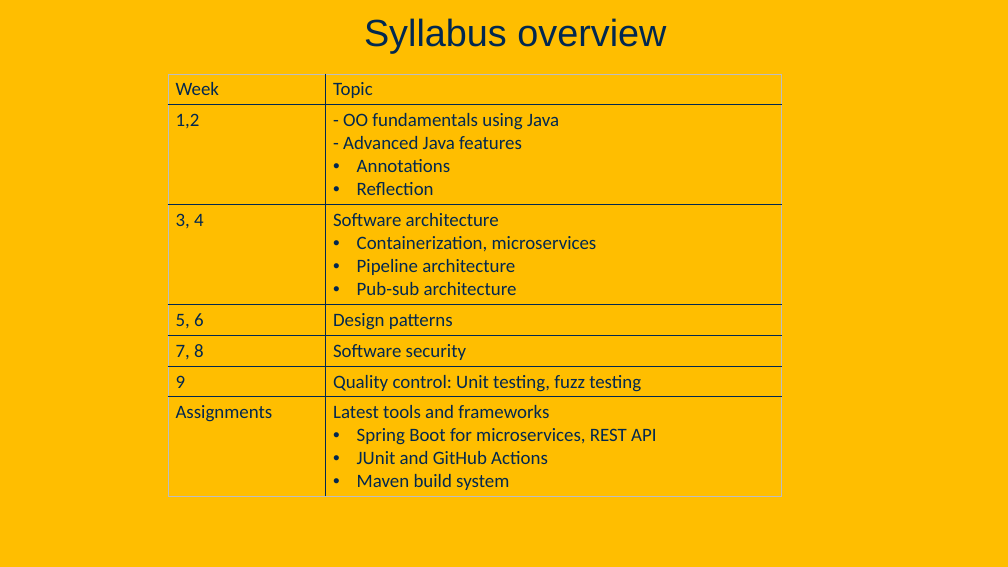
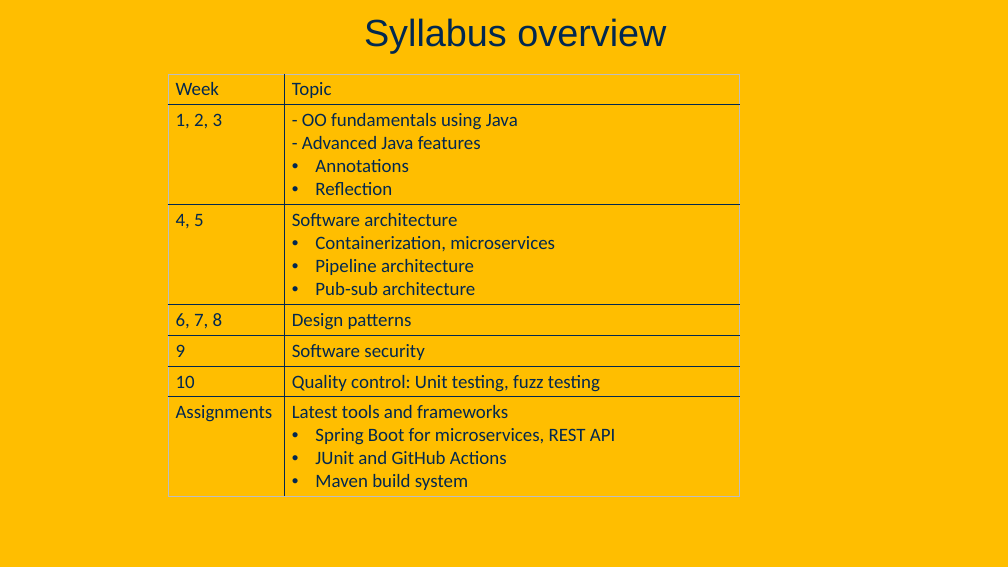
Before and after one commit to davsec-teaching/ECS160-Winter2025, a slide deck: slide 23 of slides/1_logistics_and_course_introduction.pptx (slide 22 before the commit). Drawn at 1008x567 pixels with LibreOffice and Linux fonts; fonts in the diff are those of the drawing; background and template pictures are left out. Boxes give left, top, right and bottom in pixels: in the first picture for what was removed or moved away, otherwise in the second. Text is boxed around its words. In the diff, an @@ line names an element or a change of style, - is before the commit and + after.

```diff
--- a/slides/1_logistics_and_course_introduction.pptx
+++ b/slides/1_logistics_and_course_introduction.pptx
@@ table at bbox=[168, 74, 740, 494] @@
-row 2, column 1: 1,2
+row 2, column 1: 1, 2, 3
-row 3, column 1: 3, 4
+row 3, column 1: 4, 5
-row 4, column 1: 5, 6
+row 4, column 1: 6, 7, 8
-row 5, column 1: 7, 8
+row 5, column 1: 9
-row 6, column 1: 9
+row 6, column 1: 10
@@ table: place and size @@
-table at bbox=[168, 74, 781, 494]
+table at bbox=[168, 74, 740, 494]
```
Also in this commit, not shown: 9 other slides changed, 1 slide added.
